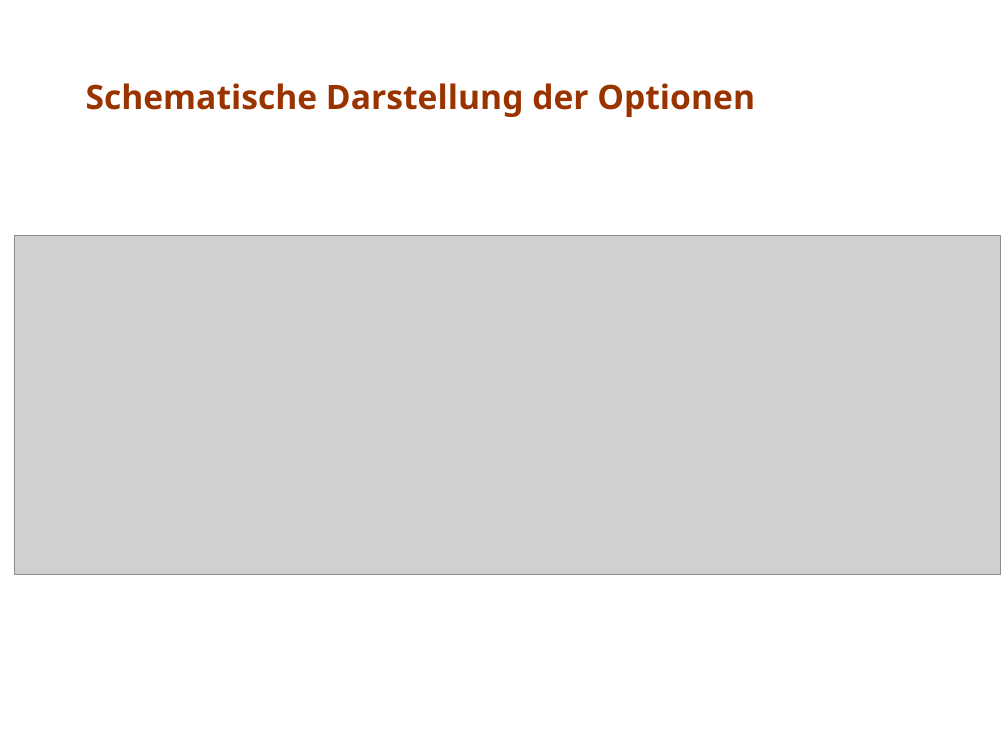
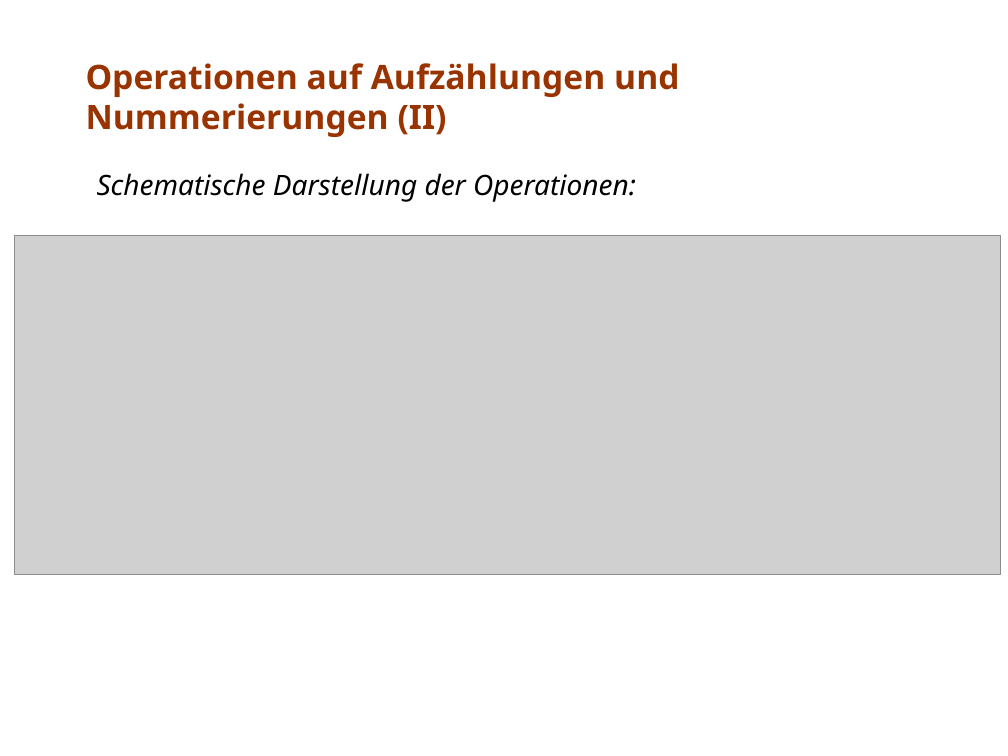
Before and after one commit to stzschoppe/sw-ergonomie, a slide deck: slide 6 of aufgabe7/office/Team7.ppt. Drawn at 1008x756 pixels with LibreOffice and Linux fonts; fonts in the diff are those of the drawing; grey boxes stand for pictures. Boxes give left, top, right and bottom in pixels: in the first picture for what was removed or moved away, otherwise in the second. Text is boxed around its words. In the diff, an @@ line names an element or a change of style, - is before the commit and + after.

```diff
--- a/aufgabe7/office/Team7.ppt
+++ b/aufgabe7/office/Team7.ppt
@@ title at box(86, 63, 679, 137): text changed @@
-Schematische Darstellung der Optionen
+Operationen auf Aufzählungen und Nummerierungen (II)
@@ text added at box(97, 173, 636, 202), 20 pt, text #000000, italic @@
+Schematische Darstellung der Operationen:
```
Also in this commit, not shown: 6 other slides changed.
